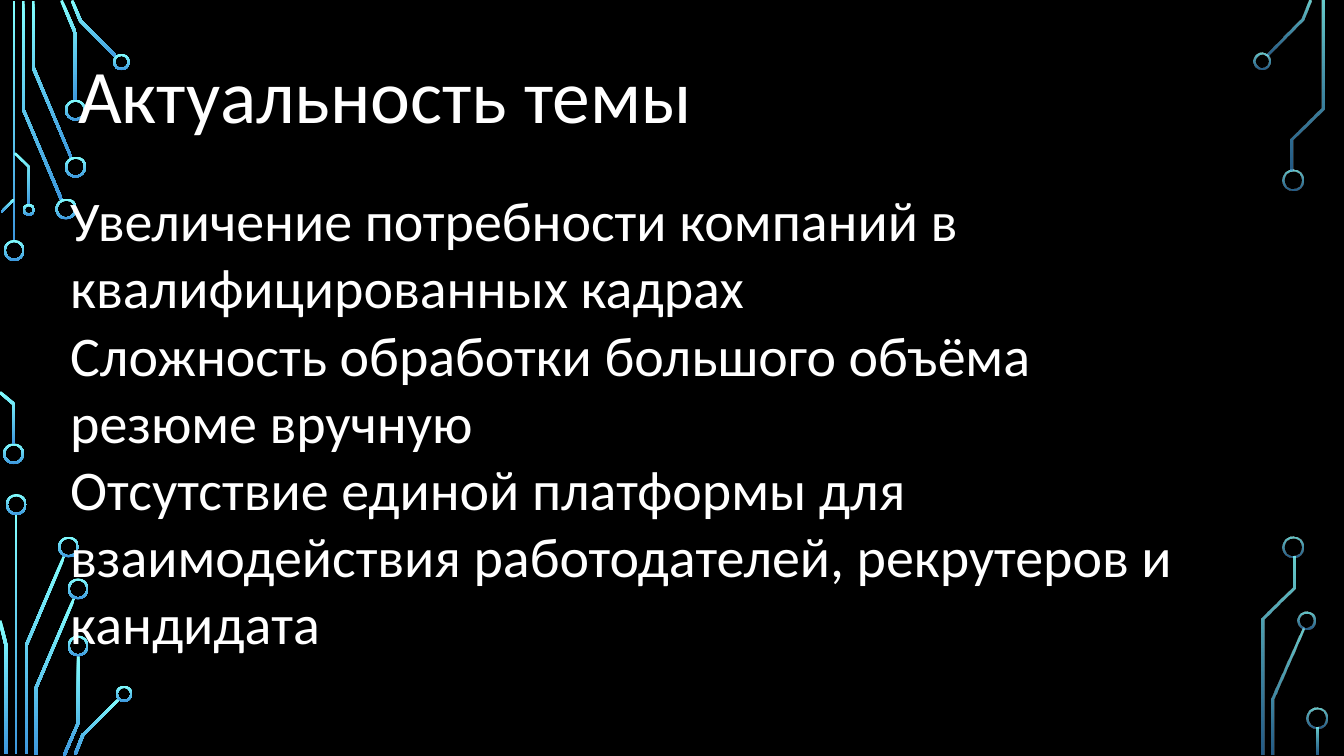
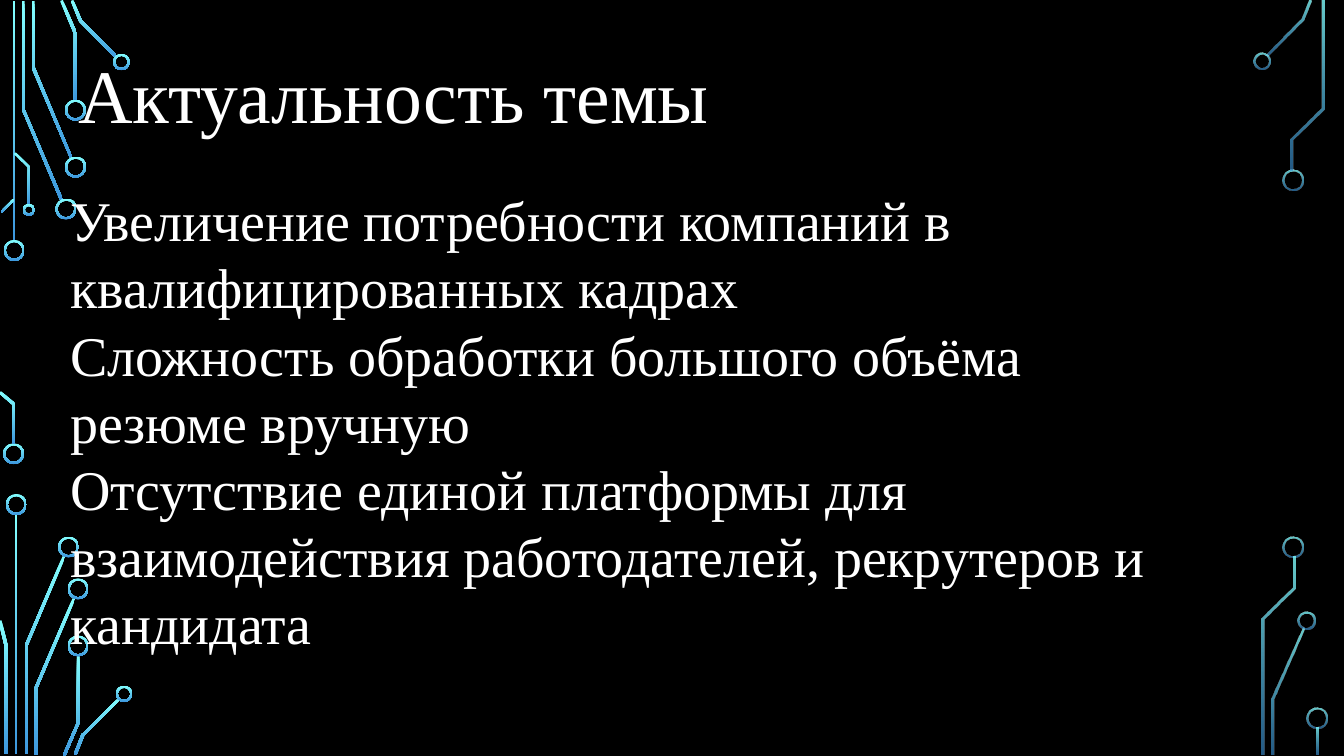
Before and after one commit to Regdal-cyber/Coursework, a slide deck: slide 2 of Курсовой проект.pptx. Drawn at 1344x756 pixels with LibreOffice and Linux fonts; fonts in the diff are those of the drawing; background and template pictures are left out. Boxes give left, top, right and bottom in pixels: in the first picture for what was removed or moved away, otherwise in the second. Text is boxed around its words. In the diff, an @@ line names an element or a change of style, - is before the commit and + after.

```diff
--- a/Курсовой проект.pptx
+++ b/Курсовой проект.pptx
@@ text "Актуальность темы" at bbox=[78, 64, 709, 138]: font Calibri to Times New Roman @@
@@ text "Увеличение потребности компаний в квалифицированных ..." at bbox=[70, 199, 1145, 655]: font Calibri to Times New Roman @@
```
Also in this commit, not shown: 15 other slides changed, 2 slides added, 1 slide removed.
